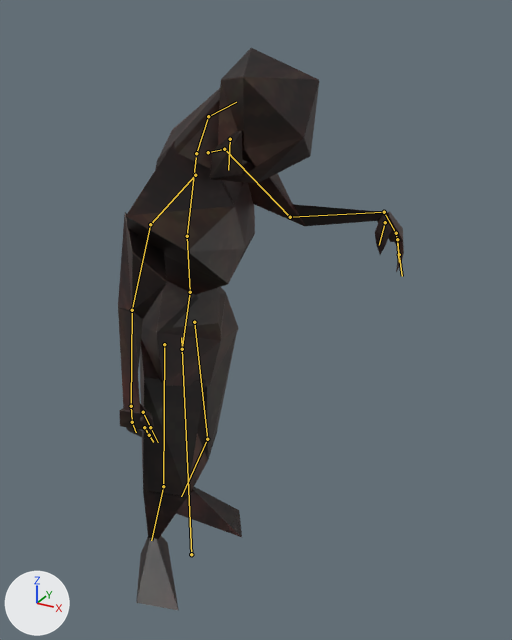
The FBX model Assets/_Assets/NPC_01+ANIM.fbx as it was, and as the next commit left it.
Rendered twice from a 50 mm camera at (4.13, -5.81, 6.36) aimed at (0.89, 0.07, 3.42). The axes (+X, +Y, +Z) are drawn at lower left. The lights are the same throughout. The older version comes first. Both versions are drawn at frame 1 of the action 'Zombie_rig|Zombie_rig|zombie_Shuffle'; the numbers are the values there. The bones that change, and the others that lie on the model, are drawn over the model as lines.

Objects in the first picture: 'NPC_01'.
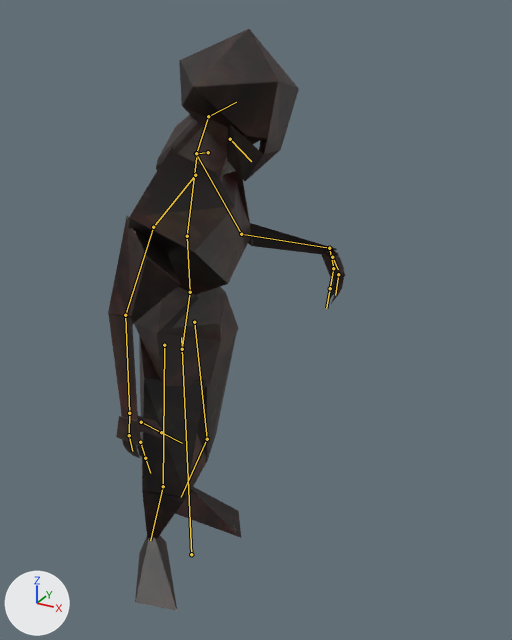
What differs and where, as boxes (x1, y1, x2, y2) in the pictures (512 x 640 px):
'NPC_01', posed (17% narrower): before (118, 48, 404, 611); after (108, 29, 345, 610)
bone 'Zombie:shoulder.L', root to tip: before (208, 152) to (224, 149); after (208, 152) to (196, 153)
bone 'Zombie:thumb.L', root to tip: before (385, 222) to (379, 245); after (332, 257) to (338, 269)
bone 'Zombie:Jaw', root to tip: before (230, 139) to (228, 170); after (230, 139) to (251, 161)
bone 'Zombie:shoulder.R', root to tip: before (195, 175) to (150, 224); after (195, 175) to (153, 227)
bone 'Zombie:hand.R', root to tip: before (131, 406) to (132, 421); after (129, 413) to (129, 434)
bone 'Zombie:fingi.R', root to tip: before (132, 422) to (136, 432); after (129, 435) to (132, 451)
bone 'Zombie:thumb.R', root to tip: before (143, 412) to (150, 427); after (141, 422) to (161, 432)
bone 'Zombie:index.R', root to tip: before (144, 427) to (149, 435); after (140, 442) to (145, 458)

What the commit changed:
Bone 'Zombie:shoulder.L' (bone_zombie_shoulder_l) turns from (13, -12, -28) to (0, 0, 0) degrees about its own x, y and z.
Bone 'Zombie:thumb.L' (bone_zombie_thumb_l) turns from (-39, 27, 38) to (0, 0, 0) degrees about its own x, y and z.
Bone 'Zombie:Jaw' (bone_zombie_jaw) turns from (-18, -12, -46) to (-19, 0, 0) degrees about its own x, y and z.
Bone 'Zombie:shoulder.R' (bone_zombie_shoulder_r) turns from (10, 13, 8) to (0, 0, 0) degrees about its own x, y and z.
Bone 'Zombie:hand.R' (bone_zombie_hand_r) turns from (21, -30, 3) to (0, 0, 0) degrees about its own x, y and z.
Bone 'Zombie:fingi.R' (bone_zombie_fingi_r) turns from (-8, 4, -5) to (0, 0, 0) degrees about its own x, y and z.
Bone 'Zombie:thumb.R' (bone_zombie_thumb_r) turns from (-9, -26, 58) to (0, 0, 0) degrees about its own x, y and z.
Bone 'Zombie:index.R' (bone_zombie_index_r) turns from (0, -35, 0) to (0, 0, 0) degrees about its own x, y and z.
